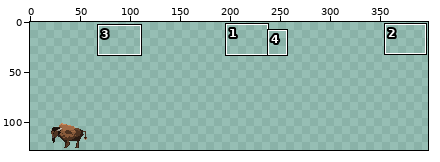
Edited in one commit: pixel-art file (sprites/animals/bison.aseprite). The picture above shows the old version from afar; the outline marks the close-up.
Close-up. Before:
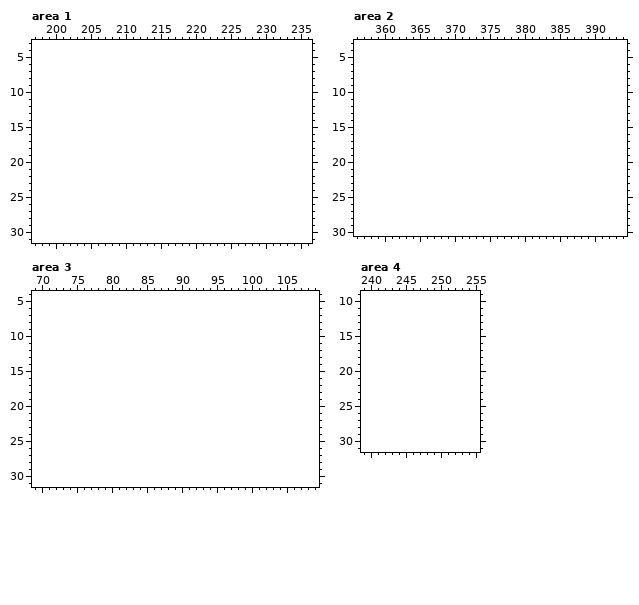
48x32 pixels, 1 frame. Colours within 5 levels of each other are drawn and written as one. Shown: area 1: x 197..236, y 3..31; area 2: x 356..394, y 3..30; area 3: x 69..109, y 4..31; area 4: x 239..255, y 9..31. The old version is drawn lined up with the new one, on the new canvas. The wide view leaves out empty margins. The commit also changed other parts of the picture, which this record leaves out.
The same view after the edit:
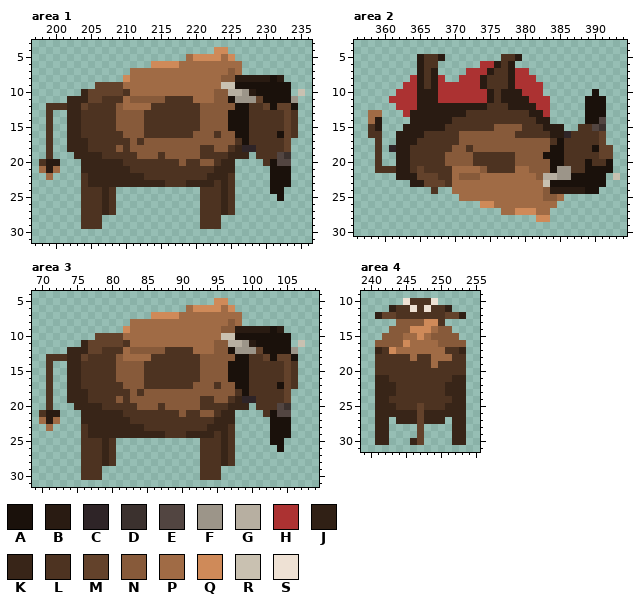
Palette (. is transparent): A #1a110b  B #291b12  C #2e2427  D #3b312e  E #524541  F #9c9589  G #b7afa1  H #ac3232  J #302015  K #382518  L #4d3321  M #63422b  N #875a3a  P #a06b45  Q #cf8a59  R #c9c1b1  S #eee1d4
What changed:
canvas 48x32 -> 400x128, the old top-left corner now at 13,94
--- area 1
@@ x 197..236 @@
  3 ........................................
- 4 ........................................
- 5 ........................................
- 6 ........................................
- 7 ........................................
- 8 ........................................
- 9 ........................................
-10 ........................................
-11 ........................................
-12 ........................................
-13 ........................................
-14 ........................................
-15 ........................................
-16 ........................................
-17 ........................................
-18 ........................................
-19 ........................................
-20 ........................................
-21 ........................................
-22 ........................................
-23 ........................................
-24 ........................................
-25 ........................................
-26 ........................................
-27 ........................................
-28 ........................................
-29 ........................................
+ 4 ..........................QQ............
+ 5 ......................PQQQQPQ...........
+ 6 .................QQQQPPPPPPPPP..........
+ 7 ..............PPPPPPPPPPPPPPNP..........
+ 8 .............QPPPPPPPPPPPPPNNBBBBBAB....
+ 9 .........MMMMPPPPPPPPPPPPPPRRAAAAAAAA...
+10 .......KMMMMMLPPPPPPPPPPPPNNGGFBAAAAA.R.
+11 .....KKKMMLLLPNNNNNLLLLPPPNNAFFFMAAAAF..
+12 ..LLLKKMLLLLNPPPPLLLLLLLNNNNNAALLMAMMA..
+13 ..L..KKLLLLLNNNNLLLLLLLLNNNNAAALLLLLML..
+14 ..L..KKLLLLLNNNNLLLLLLLLNNNNAAALLLLLML..
+15 ..L..KKLLLLLNNNNLLLLLLLLNNNNAAALLLLLML..
+16 ..L..KKLLLLLLNNNLLLLLLLNNNLNNAALLLLAML..
+17 ..L..KKKLLLLLLNLNNNNNNNNNNNNNLALLLLLM...
+18 ..L..KKKLLLLNLNNNNNNNNNNLLNNLKCCLLLLM...
+19 ..L...KKKKLLLLLNNNLNNNNNLLLLKKK.LLLED...
+20 .LBB...KKKKKKLLLLLLLLNLLNNLKK....LAEE...
+21 .PBP...KKKKKKKLLLLLLLLLLLLKKK.....AAA...
+22 ..P....LKKKKKKKKLLLLLLLLLKKKL.....AAA...
+23 .......LKKKKKKKKKKKLLLKKKKLKL.....AAA...
+24 .......LLLKL............LLLKL.....AA....
+25 .......LLLKL............LLLKL......A....
+26 .......LLLKL............LLLKL...........
+27 .......LLLKL............LLLKL...........
+28 .......LLL..............LLL.............
+29 .......LLL..............LLL.............
 30 ........................................
--- area 2
@@ x 356..394 @@
  4 .......................................
- 5 .......................................
- 6 .......................................
- 7 .......................................
- 8 .......................................
- 9 .......................................
-10 .......................................
-11 .......................................
-12 .......................................
-13 .......................................
-14 .......................................
-15 .......................................
-16 .......................................
-17 .......................................
-18 .......................................
-19 .......................................
-20 .......................................
-21 .......................................
-22 .......................................
-23 .......................................
-24 .......................................
-25 .......................................
-26 .......................................
-27 .......................................
-28 .......................................
+ 5 .........BLLB........LLB...............
+ 6 .........BLL......HHBLB................
+ 7 .........BLB....HHHBLLBHH..............
+ 8 ........HBLBH..HHHBLLLBHHH.............
+ 9 .......HHBLBHHHHHHBLLLBHHHH............
+10 ......HHHBBBHHHHHHHBLBBBHHH.......A....
+11 .....HHHHBBBHHHHHHHBLBBBBHHH.....AAA...
+12 ......HHHBBBBBBBBBBLLLBBBBHH.....AAA...
+13 ..PP...HBBBBBBBBLLLLLLLLLBBH.....AAA...
+14 ..PB....BBBBBBLLLLLLLLLLLLBB.....AAE...
+15 ..LB...BBBBBBLLLLLLLNNNNLLLBBB..LLED...
+16 ..LL..BBBBLLLLLNNNNNNNNLLLLLBBCLLLLM...
+17 ...L..BBBLLLLLLNNNNNNNNNNNNNLALLLLLM...
+18 ...L.CBBLLLLLLNNLNNNNNNNNNNNAALLLLAMM..
+19 ...L..BBLLLLLNNNNLLLLLLNNNNAAALLLLLMM..
+20 ...L..BBLLLLLNNNNLLLLLLNNNNNAALLLALLA..
+21 ...LLLBBLMLLLLPPPPNLLLLPPNNNAFFLLAAAA..
+22 ......BBBMMMLLPNNNPPPPPPPPNGGFFAAAAA.R.
+23 ........BBMMMLPPPPPPPPPPPPPRAAAAAAAA...
+24 ...........L..PPPPPPPPPPPPPNBBBBBAA....
+25 ...............PPPPPPPPPPPPNNP.........
+26 ..................QQPPPPPPPPP..........
+27 .....................PPQQQPP...........
+28 ..........................QQ...........
 29 .......................................
--- area 3
@@ x 69..109 @@
  4 .........................................
- 5 .........................................
- 6 .........................................
- 7 .........................................
- 8 .........................................
- 9 .........................................
-10 .........................................
-11 .........................................
-12 .........................................
-13 .........................................
-14 .........................................
-15 .........................................
-16 .........................................
-17 .........................................
-18 .........................................
-19 .........................................
-20 .........................................
-21 .........................................
-22 .........................................
-23 .........................................
-24 .........................................
-25 .........................................
-26 .........................................
-27 .........................................
-28 .........................................
-29 .........................................
-30 .........................................
+ 5 ..........................QQ.............
+ 6 ......................PQQQQPQ............
+ 7 .................QQQQPPPPPPPPP...........
+ 8 ..............PPPPPPPPPPPPPPNP...........
+ 9 .............QPPPPPPPPPPPPPNNBBBBBAB.....
+10 .........MMMMPPPPPPPPPPPPPPRRAAAAAAAA....
+11 .......KMMMMMLPPPPPPPPPPPPNNGGFBAAAAA.R..
+12 .....KKKMMLLLPNNNNNLLLLPPPNNAFFFMAAAAF...
+13 ..LLLKKMLLLLNPPPPLLLLLLLNNNNNAALLMAMMA...
+14 ..L..KKLLLLLNNNNLLLLLLLLNNNNAAALLLLLML...
+15 ..L..KKLLLLLNNNNLLLLLLLLNNNNAAALLLLLML...
+16 ..L..KKLLLLLNNNNLLLLLLLLNNNNAAALLLLLML...
+17 ..L..KKLLLLLLNNNLLLLLLLNNNLNNAALLLLAML...
+18 ..L..KKKLLLLLLNLNNNNNNNNNNNNNLALLLLLM....
+19 ..L..KKKLLLLNLNNNNNNNNNNLLNNLKCCLLLLM....
+20 ..L...KKKKLLLLLNNNLNNNNNLLLLKKK.LLLED....
+21 .LBB...KKKKKKLLLLLLLLNLLNNLKK....LAEE....
+22 .PBP...KKKKKKKLLLLLLLLLLLLKKK.....AAA....
+23 ..P....LKKKKKKKKLLLLLLLLLKKKL.....AAA....
+24 .......LKKKKKKKKKKKLLLKKKKLKL.....AAA....
+25 .......LLLKL............LLLKL.....AA.....
+26 .......LLLKL............LLLKL......A.....
+27 .......LLLKL............LLLKL............
+28 .......LLLKL............LLLKL............
+29 .......LLL..............LLL..............
+30 .......LLL..............LLL..............
 31 .........................................
--- area 4
@@ x 239..255 @@
  9 .................
-10 .................
-11 .................
-12 .................
-13 .................
-14 .................
-15 .................
-16 .................
-17 .................
-18 .................
-19 .................
-20 .................
-21 .................
-22 .................
-23 .................
-24 .................
-25 .................
-26 .................
-27 .................
-28 .................
-29 .................
-30 .................
+10 ......SLLLS......
+11 ....JLLSLSLLJ....
+12 ..JMMLLLLLLLMMJ..
+13 .....NNNNQQL.....
+14 ....NNNQQQPNN....
+15 ...NNNPPQPNNNN...
+16 ..NNNNQPPPPNNNN..
+17 ..KLQPPPPPPPLLK..
+18 ..LLLLLPLLPPPLL..
+19 ..LLLLLLLLPLLLL..
+20 ..LLLLLLLLLLLLL..
+21 ..KKLLLLLLLLLKK..
+22 ..KKKLLLLLLLKKK..
+23 ..KKKLLLLLLLKKK..
+24 ..KKLLLLLLLLLKK..
+25 ..KKKLLLMLLLKKK..
+26 ..KKKKKKMKKKKKK..
+27 ..KK.KKKMKKK.KK..
+28 ..KK....M....KK..
+29 ..KK....M....KK..
+30 ..KK...KM....KK..
 31 .................
